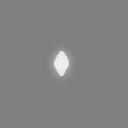
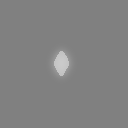
Layered file, before and after one edit (128 x 128). Changes by layer:
removed layer "Layer 1 copy" (was 70%) over [49, 47, 74, 80]
"Layer 1": opacity 70% → 66%, painted on it over [49, 47, 74, 80]
